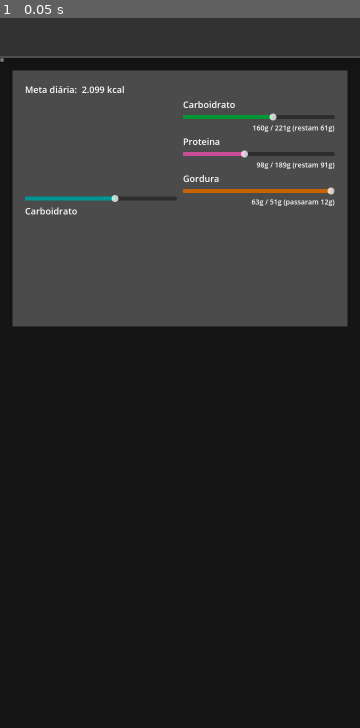
Above: before the commit, frame 1.
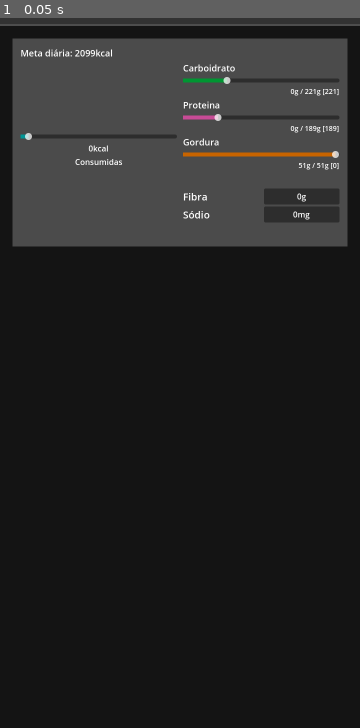
Above: after the commit, the same moment.

Repository: fhcarmona/FitApp
Game: Godot game, scene res://scenes/main.tscn
Same seed, same stepped clock (60 frames per second), same inputs: the game is played once before the commit and once after it.
Inputs:
- Up to frame 1 (0.05 s): no input

The runs differ from the first frame. In frame 1, 20% of the frame differs, in the area x 0-100%, y 0-44%.

Commit message:
Update More Info To The Main Scene

Diff:
--- a/scenes/main.tscn
+++ b/scenes/main.tscn
@@ -1,4 +1,6 @@
-[gd_scene load_steps=5 format=3 uid="uid://bxvku7pg54h5p"]
+[gd_scene load_steps=6 format=3 uid="uid://bxvku7pg54h5p"]
+
+[ext_resource type="Script" path="res://scripts/macro.gd" id="1_ibtlr"]
 
 [sub_resource type="StyleBoxFlat" id="StyleBoxFlat_ayhx8"]
 bg_color = Color(0, 0.588235, 0.588235, 1)
@@ -29,7 +31,7 @@
 grow_vertical = 2
 
 [node name="TopBackground" type="ColorRect" parent="VBoxContainer"]
-custom_minimum_size = Vector2(0, 256)
+custom_minimum_size = Vector2(0, 192)
 layout_mode = 2
 color = Color(0.196078, 0.196078, 0.196078, 1)
 
@@ -74,106 +76,174 @@
 size_flags_vertical = 3
 theme_override_constants/separation = 25
 
-[node name="MacroBackground" type="ColorRect" parent="VBoxContainer/ContentBackground/ScrollContainer/MarginContainer/VBoxContainer"]
-custom_minimum_size = Vector2(0, 512)
-layout_mode = 2
+[node name="Macro" type="ColorRect" parent="VBoxContainer/ContentBackground/ScrollContainer/MarginContainer/VBoxContainer" node_paths=PackedStringArray("daily_kcal_goal", "carb_goal", "protein_goal", "fat_goal", "fiber_intake", "sodium_intake", "daily_kcal_intake", "carbs_slider", "protein_slider", "fat_slider", "calories_slider")]
+custom_minimum_size = Vector2(0, 416)
+layout_mode = 2
+mouse_filter = 2
 color = Color(0.294118, 0.294118, 0.294118, 1)
-
-[node name="MarginContainer" type="MarginContainer" parent="VBoxContainer/ContentBackground/ScrollContainer/MarginContainer/VBoxContainer/MacroBackground"]
-layout_mode = 1
-anchors_preset = 15
-anchor_right = 1.0
-anchor_bottom = 1.0
-grow_horizontal = 2
-grow_vertical = 2
-theme_override_constants/margin_left = 25
-theme_override_constants/margin_top = 25
-theme_override_constants/margin_right = 25
-theme_override_constants/margin_bottom = 25
-
-[node name="VBoxContainer" type="VBoxContainer" parent="VBoxContainer/ContentBackground/ScrollContainer/MarginContainer/VBoxContainer/MacroBackground/MarginContainer"]
-layout_mode = 2
-
-[node name="Label" type="Label" parent="VBoxContainer/ContentBackground/ScrollContainer/MarginContainer/VBoxContainer/MacroBackground/MarginContainer/VBoxContainer"]
+script = ExtResource("1_ibtlr")
+daily_kcal_goal = NodePath("MarginContainer/VBoxContainer/DailyGoal")
+carb_goal = NodePath("MarginContainer/VBoxContainer/HSplitContainer/VBoxContainer/CarbsValues")
+protein_goal = NodePath("MarginContainer/VBoxContainer/HSplitContainer/VBoxContainer/ProteinValues")
+fat_goal = NodePath("MarginContainer/VBoxContainer/HSplitContainer/VBoxContainer/FatValues")
+fiber_intake = NodePath("MarginContainer/VBoxContainer/HSplitContainer/VBoxContainer/HSplitContainer/VBoxContainerRight/FiberPanelContainer/FiberValues")
+sodium_intake = NodePath("MarginContainer/VBoxContainer/HSplitContainer/VBoxContainer/HSplitContainer/VBoxContainerRight/SodiumPanelContainer/SodiumValues")
+daily_kcal_intake = NodePath("MarginContainer/VBoxContainer/HSplitContainer/VBoxContainer2/VBoxContainer/Label")
+carbs_slider = NodePath("MarginContainer/VBoxContainer/HSplitContainer/VBoxContainer/CarbsSlider")
+protein_slider = NodePath("MarginContainer/VBoxContainer/HSplitContainer/VBoxContainer/ProteinSlider")
+fat_slider = NodePath("MarginContainer/VBoxContainer/HSplitContainer/VBoxContainer/FatSlider")
+calories_slider = NodePath("MarginContainer/VBoxContainer/HSplitContainer/VBoxContainer2/CaloriesSlider")
+
+[node name="MarginContainer" type="MarginContainer" parent="VBoxContainer/ContentBackground/ScrollContainer/MarginContainer/VBoxContainer/Macro"]
+layout_mode = 1
+anchors_preset = 15
+anchor_right = 1.0
+anchor_bottom = 1.0
+grow_horizontal = 2
+grow_vertical = 2
+theme_override_constants/margin_left = 16
+theme_override_constants/margin_top = 16
+theme_override_constants/margin_right = 16
+theme_override_constants/margin_bottom = 16
+
+[node name="VBoxContainer" type="VBoxContainer" parent="VBoxContainer/ContentBackground/ScrollContainer/MarginContainer/VBoxContainer/Macro/MarginContainer"]
+layout_mode = 2
+
+[node name="DailyGoal" type="Label" parent="VBoxContainer/ContentBackground/ScrollContainer/MarginContainer/VBoxContainer/Macro/MarginContainer/VBoxContainer"]
 layout_mode = 2
 size_flags_horizontal = 0
 size_flags_vertical = 0
 theme_override_font_sizes/font_size = 18
 text = "Meta diária:  2.099 kcal"
 
-[node name="HSplitContainer" type="HSplitContainer" parent="VBoxContainer/ContentBackground/ScrollContainer/MarginContainer/VBoxContainer/MacroBackground/MarginContainer/VBoxContainer"]
-layout_mode = 2
-size_flags_vertical = 3
-
-[node name="VBoxContainer2" type="VBoxContainer" parent="VBoxContainer/ContentBackground/ScrollContainer/MarginContainer/VBoxContainer/MacroBackground/MarginContainer/VBoxContainer/HSplitContainer"]
+[node name="HSplitContainer" type="HSplitContainer" parent="VBoxContainer/ContentBackground/ScrollContainer/MarginContainer/VBoxContainer/Macro/MarginContainer/VBoxContainer"]
+layout_mode = 2
+size_flags_vertical = 3
+
+[node name="VBoxContainer2" type="VBoxContainer" parent="VBoxContainer/ContentBackground/ScrollContainer/MarginContainer/VBoxContainer/Macro/MarginContainer/VBoxContainer/HSplitContainer"]
 layout_mode = 2
 size_flags_horizontal = 3
 alignment = 1
 
-[node name="CarbsSlider2" type="HSlider" parent="VBoxContainer/ContentBackground/ScrollContainer/MarginContainer/VBoxContainer/MacroBackground/MarginContainer/VBoxContainer/HSplitContainer/VBoxContainer2"]
+[node name="CaloriesSlider" type="HSlider" parent="VBoxContainer/ContentBackground/ScrollContainer/MarginContainer/VBoxContainer/Macro/MarginContainer/VBoxContainer/HSplitContainer/VBoxContainer2"]
 layout_mode = 2
 size_flags_vertical = 4
 theme_override_styles/grabber_area = SubResource("StyleBoxFlat_ayhx8")
 value = 60.0
 
-[node name="Carbs2" type="Label" parent="VBoxContainer/ContentBackground/ScrollContainer/MarginContainer/VBoxContainer/MacroBackground/MarginContainer/VBoxContainer/HSplitContainer/VBoxContainer2"]
+[node name="VBoxContainer" type="VBoxContainer" parent="VBoxContainer/ContentBackground/ScrollContainer/MarginContainer/VBoxContainer/Macro/MarginContainer/VBoxContainer/HSplitContainer/VBoxContainer2"]
+layout_mode = 2
+size_flags_horizontal = 3
+
+[node name="Label" type="Label" parent="VBoxContainer/ContentBackground/ScrollContainer/MarginContainer/VBoxContainer/Macro/MarginContainer/VBoxContainer/HSplitContainer/VBoxContainer2/VBoxContainer"]
+layout_mode = 2
+text = "2.100Kcal"
+horizontal_alignment = 1
+
+[node name="Label2" type="Label" parent="VBoxContainer/ContentBackground/ScrollContainer/MarginContainer/VBoxContainer/Macro/MarginContainer/VBoxContainer/HSplitContainer/VBoxContainer2/VBoxContainer"]
+layout_mode = 2
+text = "Consumidas"
+horizontal_alignment = 1
+
+[node name="VBoxContainer" type="VBoxContainer" parent="VBoxContainer/ContentBackground/ScrollContainer/MarginContainer/VBoxContainer/Macro/MarginContainer/VBoxContainer/HSplitContainer"]
+layout_mode = 2
+size_flags_horizontal = 3
+
+[node name="Carbs" type="Label" parent="VBoxContainer/ContentBackground/ScrollContainer/MarginContainer/VBoxContainer/Macro/MarginContainer/VBoxContainer/HSplitContainer/VBoxContainer"]
 layout_mode = 2
 theme_override_font_sizes/font_size = 18
 text = "Carboidrato"
 
-[node name="VBoxContainer" type="VBoxContainer" parent="VBoxContainer/ContentBackground/ScrollContainer/MarginContainer/VBoxContainer/MacroBackground/MarginContainer/VBoxContainer/HSplitContainer"]
-layout_mode = 2
-size_flags_horizontal = 3
-
-[node name="Carbs" type="Label" parent="VBoxContainer/ContentBackground/ScrollContainer/MarginContainer/VBoxContainer/MacroBackground/MarginContainer/VBoxContainer/HSplitContainer/VBoxContainer"]
-layout_mode = 2
-theme_override_font_sizes/font_size = 18
-text = "Carboidrato"
-
-[node name="CarbsSlider" type="HSlider" parent="VBoxContainer/ContentBackground/ScrollContainer/MarginContainer/VBoxContainer/MacroBackground/MarginContainer/VBoxContainer/HSplitContainer/VBoxContainer"]
+[node name="CarbsSlider" type="HSlider" parent="VBoxContainer/ContentBackground/ScrollContainer/MarginContainer/VBoxContainer/Macro/MarginContainer/VBoxContainer/HSplitContainer/VBoxContainer"]
 layout_mode = 2
 theme_override_styles/grabber_area = SubResource("StyleBoxFlat_n0q18")
 value = 60.0
 
-[node name="CarbsValues" type="Label" parent="VBoxContainer/ContentBackground/ScrollContainer/MarginContainer/VBoxContainer/MacroBackground/MarginContainer/VBoxContainer/HSplitContainer/VBoxContainer"]
+[node name="CarbsValues" type="Label" parent="VBoxContainer/ContentBackground/ScrollContainer/MarginContainer/VBoxContainer/Macro/MarginContainer/VBoxContainer/HSplitContainer/VBoxContainer"]
 layout_mode = 2
 size_flags_horizontal = 8
 theme_override_font_sizes/font_size = 14
 text = "160g / 221g (restam 61g)"
 
-[node name="Protein" type="Label" parent="VBoxContainer/ContentBackground/ScrollContainer/MarginContainer/VBoxContainer/MacroBackground/MarginContainer/VBoxContainer/HSplitContainer/VBoxContainer"]
+[node name="Protein" type="Label" parent="VBoxContainer/ContentBackground/ScrollContainer/MarginContainer/VBoxContainer/Macro/MarginContainer/VBoxContainer/HSplitContainer/VBoxContainer"]
 layout_mode = 2
 theme_override_font_sizes/font_size = 18
 text = "Proteina"
 
-[node name="ProteinSlider" type="HSlider" parent="VBoxContainer/ContentBackground/ScrollContainer/MarginContainer/VBoxContainer/MacroBackground/MarginContainer/VBoxContainer/HSplitContainer/VBoxContainer"]
+[node name="ProteinSlider" type="HSlider" parent="VBoxContainer/ContentBackground/ScrollContainer/MarginContainer/VBoxContainer/Macro/MarginContainer/VBoxContainer/HSplitContainer/VBoxContainer"]
 layout_mode = 2
 theme_override_styles/grabber_area = SubResource("StyleBoxFlat_sw74y")
 value = 40.0
 
-[node name="ProteinValues" type="Label" parent="VBoxContainer/ContentBackground/ScrollContainer/MarginContainer/VBoxContainer/MacroBackground/MarginContainer/VBoxContainer/HSplitContainer/VBoxContainer"]
+[node name="ProteinValues" type="Label" parent="VBoxContainer/ContentBackground/ScrollContainer/MarginContainer/VBoxContainer/Macro/MarginContainer/VBoxContainer/HSplitContainer/VBoxContainer"]
 layout_mode = 2
 size_flags_horizontal = 8
 theme_override_font_sizes/font_size = 14
 text = "98g / 189g (restam 91g)"
 
-[node name="Fat" type="Label" parent="VBoxContainer/ContentBackground/ScrollContainer/MarginContainer/VBoxContainer/MacroBackground/MarginContainer/VBoxContainer/HSplitContainer/VBoxContainer"]
+[node name="Fat" type="Label" parent="VBoxContainer/ContentBackground/ScrollContainer/MarginContainer/VBoxContainer/Macro/MarginContainer/VBoxContainer/HSplitContainer/VBoxContainer"]
 layout_mode = 2
 theme_override_font_sizes/font_size = 18
 text = "Gordura"
 
-[node name="FatSlider" type="HSlider" parent="VBoxContainer/ContentBackground/ScrollContainer/MarginContainer/VBoxContainer/MacroBackground/MarginContainer/VBoxContainer/HSplitContainer/VBoxContainer"]
+[node name="FatSlider" type="HSlider" parent="VBoxContainer/ContentBackground/ScrollContainer/MarginContainer/VBoxContainer/Macro/MarginContainer/VBoxContainer/HSplitContainer/VBoxContainer"]
 layout_mode = 2
 theme_override_styles/grabber_area = SubResource("StyleBoxFlat_o2es0")
 value = 100.0
 
-[node name="FatValues" type="Label" parent="VBoxContainer/ContentBackground/ScrollContainer/MarginContainer/VBoxContainer/MacroBackground/MarginContainer/VBoxContainer/HSplitContainer/VBoxContainer"]
+[node name="FatValues" type="Label" parent="VBoxContainer/ContentBackground/ScrollContainer/MarginContainer/VBoxContainer/Macro/MarginContainer/VBoxContainer/HSplitContainer/VBoxContainer"]
 layout_mode = 2
 size_flags_horizontal = 8
 theme_override_font_sizes/font_size = 14
 text = "63g / 51g (passaram 12g)"
 
-[node name="VScrollBar" type="VScrollBar" parent="VBoxContainer/ContentBackground"]
-layout_mode = 0
-offset_right = 8.0
-offset_bottom = 8.0
+[node name="HSplitContainer" type="HSplitContainer" parent="VBoxContainer/ContentBackground/ScrollContainer/MarginContainer/VBoxContainer/Macro/MarginContainer/VBoxContainer/HSplitContainer/VBoxContainer"]
+layout_mode = 2
+size_flags_vertical = 3
+
+[node name="VBoxContainerLeft" type="VBoxContainer" parent="VBoxContainer/ContentBackground/ScrollContainer/MarginContainer/VBoxContainer/Macro/MarginContainer/VBoxContainer/HSplitContainer/VBoxContainer/HSplitContainer"]
+layout_mode = 2
+size_flags_horizontal = 3
+alignment = 1
+
+[node name="Fiber" type="Label" parent="VBoxContainer/ContentBackground/ScrollContainer/MarginContainer/VBoxContainer/Macro/MarginContainer/VBoxContainer/HSplitContainer/VBoxContainer/HSplitContainer/VBoxContainerLeft"]
+custom_minimum_size = Vector2(0, 32)
+layout_mode = 2
+theme_override_font_sizes/font_size = 20
+text = "Fibra"
+vertical_alignment = 1
+
+[node name="Sodium" type="Label" parent="VBoxContainer/ContentBackground/ScrollContainer/MarginContainer/VBoxContainer/Macro/MarginContainer/VBoxContainer/HSplitContainer/VBoxContainer/HSplitContainer/VBoxContainerLeft"]
+custom_minimum_size = Vector2(0, 32)
+layout_mode = 2
+theme_override_font_sizes/font_size = 20
+text = "Sódio"
+vertical_alignment = 1
+
+[node name="VBoxContainerRight" type="VBoxContainer" parent="VBoxContainer/ContentBackground/ScrollContainer/MarginContainer/VBoxContainer/Macro/MarginContainer/VBoxContainer/HSplitContainer/VBoxContainer/HSplitContainer"]
+layout_mode = 2
+size_flags_horizontal = 3
+alignment = 1
+
+[node name="FiberPanelContainer" type="PanelContainer" parent="VBoxContainer/ContentBackground/ScrollContainer/MarginContainer/VBoxContainer/Macro/MarginContainer/VBoxContainer/HSplitContainer/VBoxContainer/HSplitContainer/VBoxContainerRight"]
+custom_minimum_size = Vector2(0, 32)
+layout_mode = 2
+
+[node name="FiberValues" type="Label" parent="VBoxContainer/ContentBackground/ScrollContainer/MarginContainer/VBoxContainer/Macro/MarginContainer/VBoxContainer/HSplitContainer/VBoxContainer/HSplitContainer/VBoxContainerRight/FiberPanelContainer"]
+layout_mode = 2
+text = "25g"
+horizontal_alignment = 1
+
+[node name="SodiumPanelContainer" type="PanelContainer" parent="VBoxContainer/ContentBackground/ScrollContainer/MarginContainer/VBoxContainer/Macro/MarginContainer/VBoxContainer/HSplitContainer/VBoxContainer/HSplitContainer/VBoxContainerRight"]
+custom_minimum_size = Vector2(0, 32)
+layout_mode = 2
+
+[node name="SodiumValues" type="Label" parent="VBoxContainer/ContentBackground/ScrollContainer/MarginContainer/VBoxContainer/Macro/MarginContainer/VBoxContainer/HSplitContainer/VBoxContainer/HSplitContainer/VBoxContainerRight/SodiumPanelContainer"]
+layout_mode = 2
+text = "588mg"
+horizontal_alignment = 1
+
+[connection signal="value_changed" from="VBoxContainer/ContentBackground/ScrollContainer/MarginContainer/VBoxContainer/Macro/MarginContainer/VBoxContainer/HSplitContainer/VBoxContainer2/CaloriesSlider" to="VBoxContainer/ContentBackground/ScrollContainer/MarginContainer/VBoxContainer/Macro" method="_on_calories_slider_value_changed"]
+[connection signal="value_changed" from="VBoxContainer/ContentBackground/ScrollContainer/MarginContainer/VBoxContainer/Macro/MarginContainer/VBoxContainer/HSplitContainer/VBoxContainer/CarbsSlider" to="VBoxContainer/ContentBackground/ScrollContainer/MarginContainer/VBoxContainer/Macro" method="_on_carbs_slider_value_changed"]
+[connection signal="value_changed" from="VBoxContainer/ContentBackground/ScrollContainer/MarginContainer/VBoxContainer/Macro/MarginContainer/VBoxContainer/HSplitContainer/VBoxContainer/ProteinSlider" to="VBoxContainer/ContentBackground/ScrollContainer/MarginContainer/VBoxContainer/Macro" method="_on_protein_slider_value_changed"]
+[connection signal="value_changed" from="VBoxContainer/ContentBackground/ScrollContainer/MarginContainer/VBoxContainer/Macro/MarginContainer/VBoxContainer/HSplitContainer/VBoxContainer/FatSlider" to="VBoxContainer/ContentBackground/ScrollContainer/MarginContainer/VBoxContainer/Macro" method="_on_fat_slider_value_changed"]
